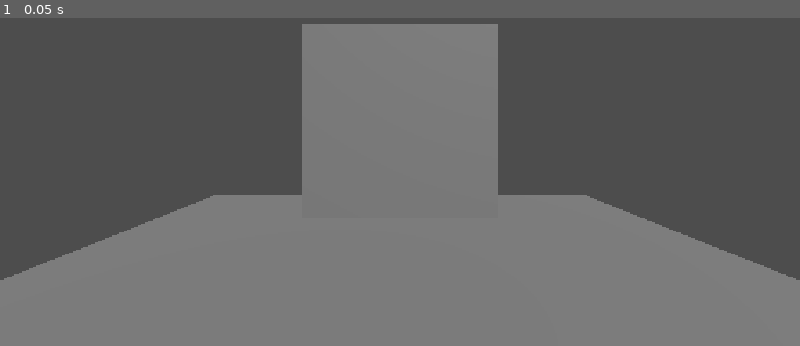
Above: before the commit, frame 1.
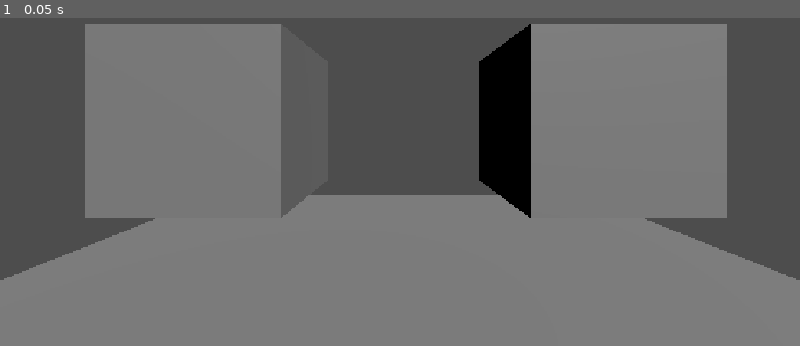
Above: after the commit, the same moment.

Repository: GabrielCirciu/TheLab
Game: Godot game, scene res://Scenes/RaycastTest.tscn
The game is run twice, just before and just after one commit, with the same random seed, the same clock (stepped at 60 frames per second) and the same inputs. This scene is started directly instead of the project's main scene.
Inputs:
- Up to frame 1 (0.05 s): no input

The runs differ from the first frame. In frame 1, 42% of the frame differs, in the area x 10-91%, y 1-61%.

Commit message:
feat: Interactable with animations
Basic setup for interaction with object that plays an animation. Will be used for keyboard presses.

Diff:
--- a/Entities/Player/Player_Controller.gd
+++ b/Entities/Player/Player_Controller.gd
@@ -8,6 +8,7 @@
 
 func _check_for_interactable() -> void:
 	# Shoots a raycast, expected at every physics step, checking for collision
+	# On collision, if it hits a valid Interactable object, it fires a prompt change signal
 	var target_of_raycast: Interactable = null
 	if ray.is_colliding():
 		target_of_raycast = ray.get_collider() as Interactable
--- a/Scenes/RaycastTest.tscn
+++ b/Scenes/RaycastTest.tscn
@@ -1,14 +1,41 @@
 [gd_scene format=3 uid="uid://qw5n3tjrb6y3"]
 
-[ext_resource type="Script" uid="uid://lvgbwtbmp326" path="res://Systems/Interactable.gd" id="1_tdi8m"]
 [ext_resource type="Script" uid="uid://b6y5rgjk5ts8k" path="res://UI/Interaction_Prompt.gd" id="2_37k3e"]
 [ext_resource type="Script" uid="uid://cue05ltltu7v3" path="res://Entities/Player/Player_Controller.gd" id="3_0jygg"]
+[ext_resource type="Script" uid="uid://lvgbwtbmp326" path="res://Triggers/Interactable.gd" id="3_37k3e"]
+[ext_resource type="Script" uid="uid://bajfrpnwc47ss" path="res://Triggers/Trigger_AnimatedCube.gd" id="4_37k3e"]
 
 [sub_resource type="CylinderShape3D" id="CylinderShape3D_6i7a3"]
 
 [sub_resource type="BoxMesh" id="BoxMesh_50ws8"]
 
 [sub_resource type="BoxShape3D" id="BoxShape3D_c3pyi"]
+
+[sub_resource type="Animation" id="Animation_tdi8m"]
+resource_name = "Cube_Bounce"
+tracks/0/type = "position_3d"
+tracks/0/imported = false
+tracks/0/enabled = true
+tracks/0/path = NodePath("Intractable_Animated_Cube")
+tracks/0/interp = 1
+tracks/0/loop_wrap = true
+tracks/0/keys = PackedFloat32Array(0, 1, 1.1707785, 1, -1, 1, 1, 1.1707785, 2.281662, -1)
+
+[sub_resource type="Animation" id="Animation_37k3e"]
+length = 0.001
+tracks/0/type = "position_3d"
+tracks/0/imported = false
+tracks/0/enabled = true
+tracks/0/path = NodePath("Intractable_Animated_Cube")
+tracks/0/interp = 1
+tracks/0/loop_wrap = true
+tracks/0/keys = PackedFloat32Array(0, 1, 1.1707785, 1, -1)
+
+[sub_resource type="AnimationLibrary" id="AnimationLibrary_0jygg"]
+_data = {
+&"Cube_Bounce": SubResource("Animation_tdi8m"),
+&"RESET": SubResource("Animation_37k3e")
+}
 
 [sub_resource type="PlaneMesh" id="PlaneMesh_50ws8"]
 size = Vector2(5, 5)
@@ -34,7 +61,7 @@
 grow_horizontal = 2
 grow_vertical = 2
 
-[node name="Label" type="Label" parent="HUD/Control" unique_id=1022200183]
+[node name="Label_Interact" type="Label" parent="HUD/Control" unique_id=1022200183]
 layout_mode = 0
 offset_right = 40.0
 offset_bottom = 23.0
@@ -55,20 +82,36 @@
 collision_mask = 256
 collide_with_areas = true
 
-[node name="IntractableCube" type="MeshInstance3D" parent="." unique_id=1345277923]
-transform = Transform3D(1, 0, 0, 0, 1, 0, 0, 0, 1, 0, 1, -1)
+[node name="Intractable_Cube" type="MeshInstance3D" parent="." unique_id=1345277923]
+transform = Transform3D(1, 0, 0, 0, 1, 0, 0, 0, 1, -1.111243, 1, -1)
 mesh = SubResource("BoxMesh_50ws8")
 
-[node name="Area3D" type="Area3D" parent="IntractableCube" unique_id=1719029297]
+[node name="Area3D" type="Area3D" parent="Intractable_Cube" unique_id=1719029297]
 collision_layer = 256
-script = ExtResource("1_tdi8m")
+script = ExtResource("3_37k3e")
 prompt_text = "CUBE IS TARGETED"
 
-[node name="CollisionShape3D" type="CollisionShape3D" parent="IntractableCube/Area3D" unique_id=425440768]
+[node name="CollisionShape3D" type="CollisionShape3D" parent="Intractable_Cube/Area3D" unique_id=425440768]
+shape = SubResource("BoxShape3D_c3pyi")
+
+[node name="Intractable_Animated_Cube" type="MeshInstance3D" parent="." unique_id=1215388432]
+transform = Transform3D(1, 0, 0, 0, 1, 0, 0, 0, 1, 1.1707785, 1, -1)
+mesh = SubResource("BoxMesh_50ws8")
+script = ExtResource("4_37k3e")
+
+[node name="AnimationPlayer" type="AnimationPlayer" parent="Intractable_Animated_Cube" unique_id=991375809]
+root_node = NodePath("../..")
+libraries/ = SubResource("AnimationLibrary_0jygg")
+
+[node name="Area3D" type="Area3D" parent="Intractable_Animated_Cube" unique_id=456286181]
+collision_layer = 256
+script = ExtResource("3_37k3e")
+
+[node name="CollisionShape3D" type="CollisionShape3D" parent="Intractable_Animated_Cube/Area3D" unique_id=2116271998]
 shape = SubResource("BoxShape3D_c3pyi")
 
 [node name="Platform" type="MeshInstance3D" parent="." unique_id=972585334]
 transform = Transform3D(1, 0, 0, 0, 1, 0, 0, 0, 1, 0, 0, -0.44723758)
 mesh = SubResource("PlaneMesh_50ws8")
 
-[connection signal="prompt_changed" from="Player" to="HUD/Control/Label" method="_on_prompt_changed"]
+[connection signal="prompt_changed" from="Player" to="HUD/Control/Label_Interact" method="_on_prompt_changed"]
--- /dev/null
+++ b/Triggers/Trigger_AnimatedCube.gd
@@ -0,0 +1,24 @@
+extends Node3D
+
+@onready var interactable: Interactable = $Area3D
+@onready var anim: AnimationPlayer = $AnimationPlayer
+
+var is_used := false
+
+func _ready() -> void:
+	interactable.interacted.connect(_on_interacted)
+	_update_prompt()
+
+func _on_interacted(_who: Node) -> void:
+	if anim.is_playing():
+		return # ignore input mid-swing
+
+	is_used = not is_used
+	if is_used:
+		anim.play("Cube_Bounce")
+	else:
+		anim.play_backwards("Cube_Bounce")
+	_update_prompt()
+
+func _update_prompt() -> void:
+	interactable.prompt_text = "Downies" if is_used else "Uppies"
--- a/Triggers/Trigger_Door.gd
+++ /dev/null
@@ -1,19 +0,0 @@
-extends Node3D
-
-@onready var interactable: Interactable = $Interactable
-var is_open := false
-
-func _ready() -> void:
-	interactable.interacted.connect(_on_interacted)
-	_update_prompt()
-
-func _on_interacted(_who: Node) -> void:
-	is_open = not is_open
-	_update_prompt()
-	# play animation, tween rotation, etc.
-
-func _update_prompt() -> void:
-	if is_open:
-		interactable.change_prompt_text("Close")
-	else:
-		interactable.change_prompt_text("Open")
--- a/UI/Interaction_Prompt.gd
+++ b/UI/Interaction_Prompt.gd
@@ -1,8 +1,22 @@
 extends Label
+
+var key_text := "a"
 
 func _ready() -> void:
 	visible = false
+	key_text = _get_key_label("interact")
 
 func _on_prompt_changed(prompt: String) -> void:
 	visible = prompt != ""
-	self.text = "[E] " + prompt
+	self.text = "[%s] " % _get_key_label("interact") + prompt
+
+func _get_key_label(action: String) -> String:
+	# Checks what key is assigned currently to an action, in this case "interact"
+	# Godot has different keycode checks, so we check for both
+	for event in InputMap.action_get_events(action):
+		if event is InputEventKey:
+			if event.physical_keycode != 0:
+				return event.as_text_physical_keycode()
+			elif event.keycode != 0:
+				return event.as_text_keycode()
+	return "?"
--- a/project.godot
+++ b/project.godot
@@ -24,7 +24,8 @@
 
 interact={
 "deadzone": 0.2,
-"events": []
+"events": [Object(InputEventKey,"resource_local_to_scene":false,"resource_name":"","device":-1,"window_id":0,"alt_pressed":false,"shift_pressed":false,"ctrl_pressed":false,"meta_pressed":false,"pressed":false,"keycode":0,"physical_keycode":69,"key_label":0,"unicode":101,"location":0,"echo":false,"script":null)
+]
 }
 
 [physics]
Renamed: Systems/Interactable.gd -> Triggers/Interactable.gd
Renamed: Systems/Interactable.gd.uid -> Triggers/Interactable.gd.uid
Renamed: Triggers/Trigger_Door.gd.uid -> Triggers/Trigger_AnimatedCube.gd.uid
